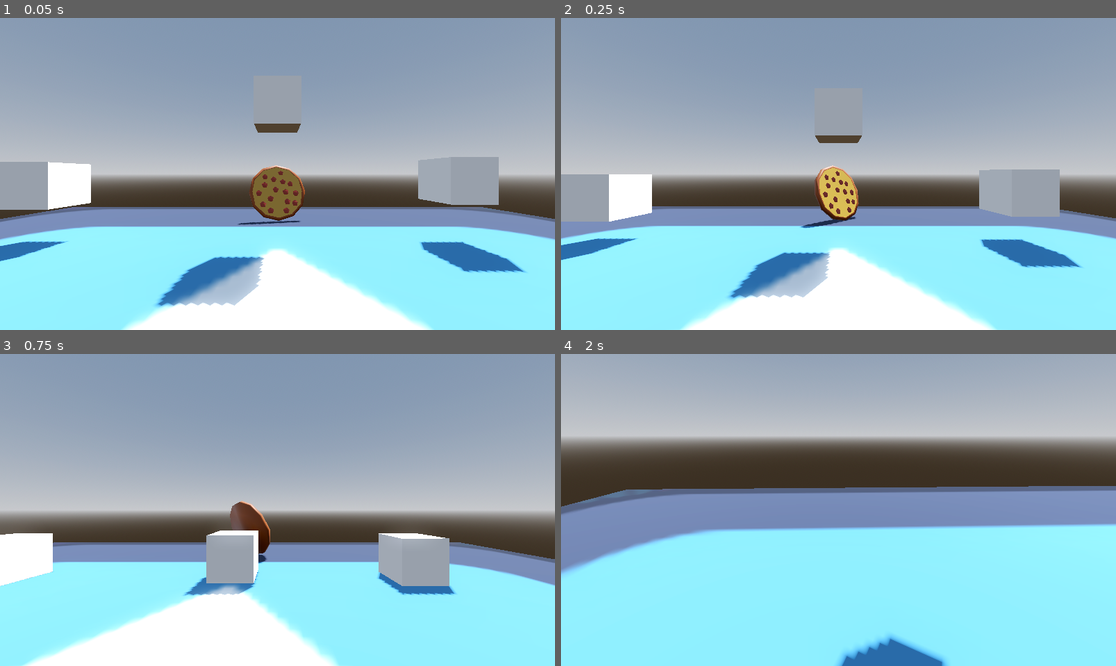
Above: before the commit, frames 1-4 (two rows, left to right).
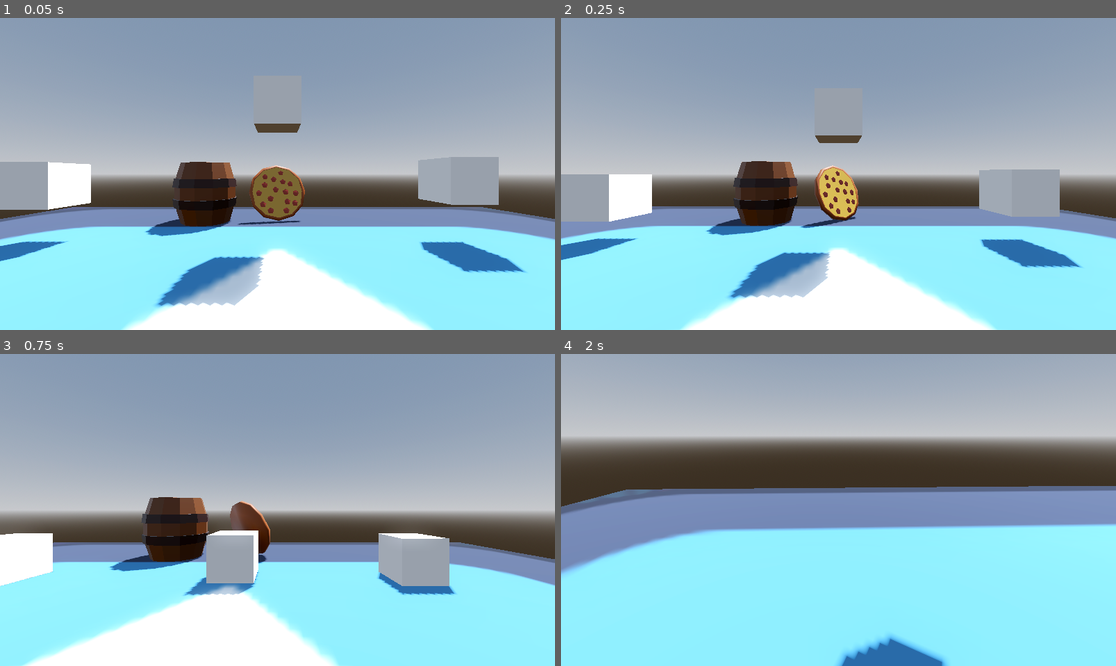
Above: after the commit, the same moments.

Repository: MattCharles/Dreams
Game: Godot game, scene res://Scenes/test.tscn
The game is run twice, just before and just after one commit, with the same random seed, the same clock (stepped at 60 frames per second) and the same inputs. The engine's default icon, where the game draws it, is replaced by a stand-in: a white triangle on a blue panel in a dark square.
Inputs (mouse positions are in pixels of both pictures, inside the frame that each line leads up to):
- Up to frame 1 (0.05 s): no input
- Up to frame 2 (0.25 s): no input
- Up to frame 3 (0.75 s): move the mouse to (399, 494) at 0.52 s; hold D (right) from 0.53 s (still down); click (399, 494) at 0.67 s
- Up to frame 4 (2 s): tap Space (jump) at 0.77, 1.52 s; move the mouse to (810, 510) at 1.27 s; release D (right) at 1.28 s; hold W (forward) from 1.28 s (still down)

The runs differ from the first frame. In frame 1, 2.3% of the frame differs, in the area x 26-43%, y 46-70%; in frame 2, 2.3%; in frame 3, 2.4%, in the area x 19-38%, y 45-70%; in frame 4, nothing differs.

Commit message:
adding barrel

Diff:
--- a/Assets/pizza/spinningpizza.tscn
+++ b/Assets/pizza/spinningpizza.tscn
@@ -1,6 +1,7 @@
 [gd_scene load_steps=6 format=3 uid="uid://bi8kun25nhp4y"]
 
 [ext_resource type="PackedScene" uid="uid://cl2htts5lbsq7" path="res://Assets/raw/pepperoni_pizza.glb" id="1_aq0sq"]
+[ext_resource type="PackedScene" uid="uid://bhx4mvm6pkm52" path="res://Assets/environment/barrel.glb" id="2_4u74p"]
 
 [sub_resource type="SphereShape3D" id="SphereShape3D_vqpes"]
 radius = 1.059
@@ -70,3 +71,6 @@
 libraries = {
 "": SubResource("AnimationLibrary_32p2v")
 }
+
+[node name="barrel" parent="." instance=ExtResource("2_4u74p")]
+transform = Transform3D(1, 0, 0, 0, 1, 0, 0, 0, 1, -2.4725, 0, 0.120395)
Binary file added: Assets/environment/barrel.glb
Not shown, added: Assets/environment/barrel.glb.import
